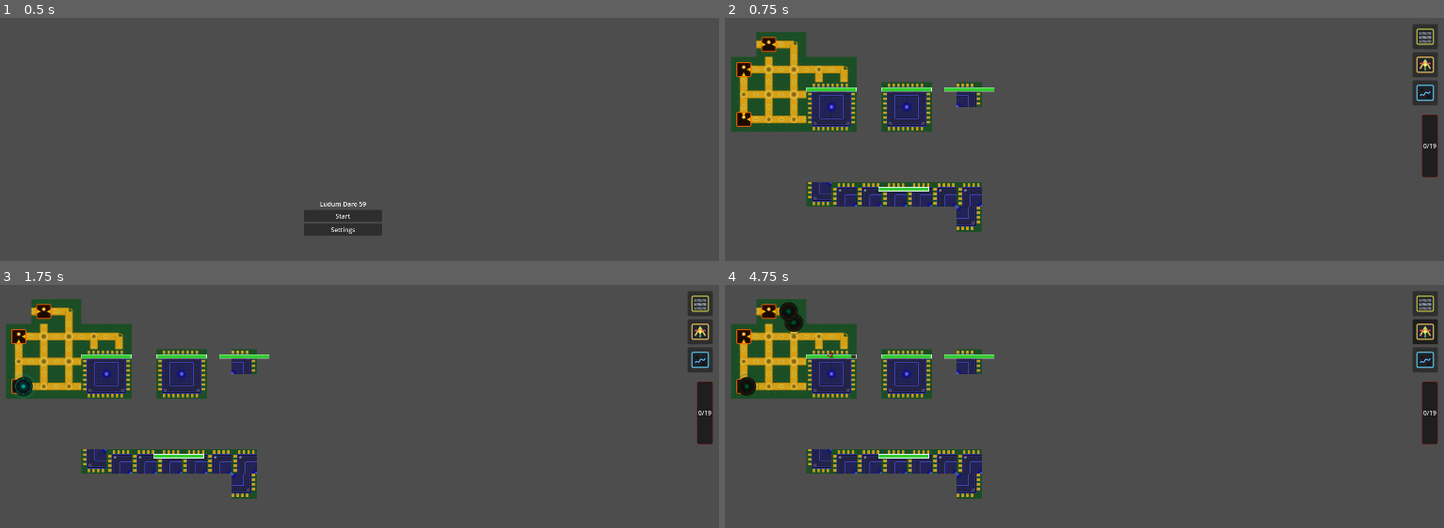
Above: before the commit, frames 1-4 (two rows, left to right).
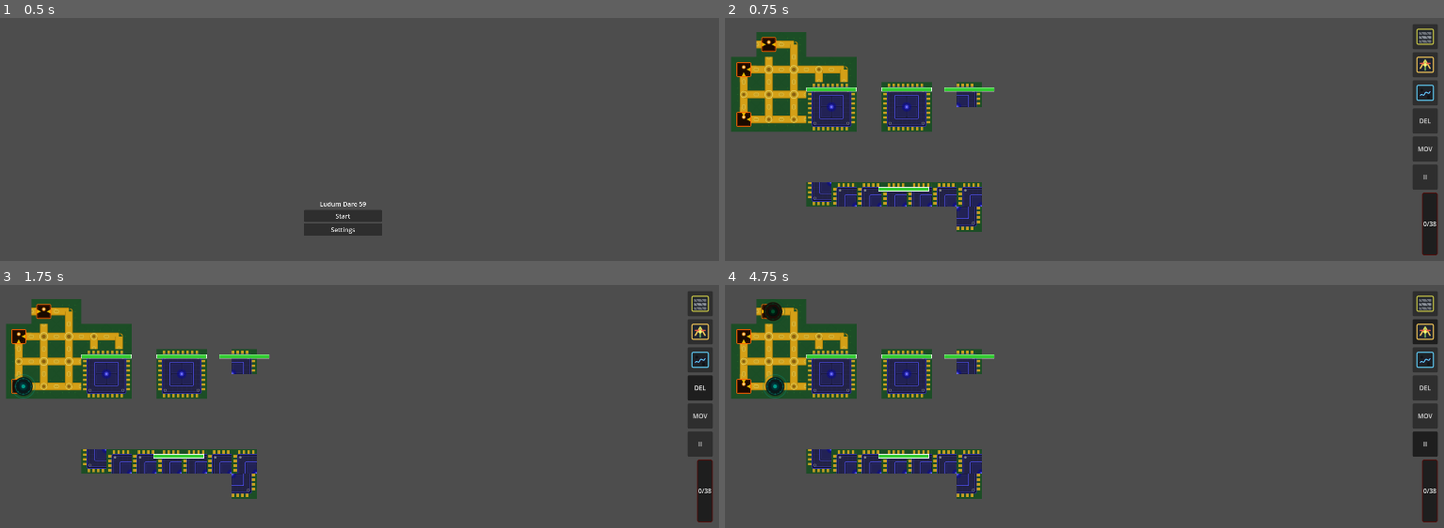
Above: after the commit, the same moments.

Repository: ProfessorLayton322/ldjam_59
Game: Godot game, scene res://scenes/menu.tscn
Two runs of this game, one before a commit and one after it. Both use one fixed random seed, a clock stepped at 60 frames per second and the inputs below.
Inputs (mouse positions are in pixels of both pictures, inside the frame that each line leads up to):
- Up to frame 1 (0.5 s): no input
- Up to frame 2 (0.75 s): click "Start" at 0.5 s
- Up to frame 3 (1.75 s): click (697, 387) at 1.25 s, where only the run after the commit has a clickable "DEL"
- Up to frame 4 (4.75 s): click (1422, 416) at 2 s, where only the run after the commit has a clickable "MOV"; click (1422, 442) at 2.75 s, where only the run after the commit has a clickable "II"; click (1422, 304) at 3.5 s; click (1422, 331) at 4.25 s

Frame 1 is identical in both runs. In frame 2, 1.3% of the frame differs, in the area x 95-100%, y 37-98%; in frame 3, 1.3%; in frame 4, 2.1%, in the area x 1-100%, y 6-98%.

Commit message:
Add some buttons

Diff:
--- a/ludum-dare-59/scripts/demo.gd
+++ b/ludum-dare-59/scripts/demo.gd
@@ -11,7 +11,7 @@
 const POSITION_MATCH_EPSILON := 1.0
 const GATE_PLACEMENT_RADIUS := 32.0
 const EXPECTED_SPAWNER_COUNT := 3
-const MAX_TEMPERATURE := 19
+const MAX_TEMPERATURE := 38
 const DEFAULT_LEVEL := preload("res://scripts/resources/levels/demo_level.tres")
 
 @export var level: LevelDefinition = DEFAULT_LEVEL
@@ -28,6 +28,13 @@
 var _selected_gate_definition: Resource
 var _temperature := 0
 var _gate_buttons: Dictionary = {}
+var _delete_mode := false
+var _delete_button: Button
+var _move_mode := false
+var _move_button: Button
+var _moving_gate: Gate = null
+var _moving_gate_origin := -1
+var _pause_button: Button
 var _temperature_fill: ColorRect
 var _temperature_label: Label
 const HudScene := preload("res://scripts/hud.gd")
@@ -38,25 +45,52 @@
 
 func _unhandled_input(event: InputEvent) -> void:
 	if event.is_action_pressed("ui_cancel"):
+		get_tree().paused = false
 		get_tree().change_scene_to_file("res://scenes/menu.tscn")
 		return
 
-	if _selected_gate_definition == null or not event is InputEventMouseButton:
+	if event is InputEventKey and event.keycode == KEY_SPACE and event.pressed and not event.echo:
+		_set_pause_mode_enabled(not get_tree().paused)
+		return
+
+	if not event is InputEventMouseButton:
 		return
 
 	var mouse_event := event as InputEventMouseButton
-	if mouse_event.button_index != MOUSE_BUTTON_LEFT or not mouse_event.pressed:
+	if mouse_event.button_index != MOUSE_BUTTON_LEFT:
+		return
+
+	if not mouse_event.pressed:
+		if _moving_gate != null:
+			_drop_moving_gate(get_global_mouse_position())
 		return
 
 	var vertex_id := _get_track_vertex_id_at_global_position(get_global_mouse_position())
 	if vertex_id == -1:
 		return
 
+	if _delete_mode:
+		_delete_gate_at(vertex_id)
+		return
+
+	if _move_mode:
+		_pickup_gate_at(vertex_id)
+		return
+
+	if _selected_gate_definition == null:
+		return
+
 	if _place_gate(vertex_id, _selected_gate_definition):
 		_set_gate_placement_enabled(false)
 
 
+func _process(_delta: float) -> void:
+	if _moving_gate != null:
+		_moving_gate.position = to_local(get_global_mouse_position())
+
+
 func _ready() -> void:
+	process_mode = Node.PROCESS_MODE_ALWAYS
 	if not _instantiate_level_board():
 		return
 
@@ -221,6 +255,7 @@
 	if level != null and level.spawn_cfg != null:
 		_spawn_enemy_manager.cfg = level.spawn_cfg
 
+	_spawn_enemy_manager.process_mode = Node.PROCESS_MODE_PAUSABLE
 	_spawn_enemy_manager.clear_spawners()
 	for tile: BaseTile in _tiles:
 		if not (tile is SpawnerTile):
@@ -313,6 +348,7 @@
 		timer.name = "TriggerTimer"
 		add_child(timer)
 
+	timer.process_mode = Node.PROCESS_MODE_PAUSABLE
 	timer.wait_time = TRIGGER_INTERVAL
 	timer.autostart = true
 	if not timer.timeout.is_connected(_trigger_tiles):
@@ -333,6 +369,7 @@
 func _create_gate_buttons() -> void:
 	var ui_layer := CanvasLayer.new()
 	ui_layer.name = "UI"
+	ui_layer.process_mode = Node.PROCESS_MODE_ALWAYS
 	add_child(ui_layer)
 
 	var root := Control.new()
@@ -361,6 +398,57 @@
 		root.add_child(button)
 		_gate_buttons[definition.id] = button
 
+	var delete_btn := Button.new()
+	delete_btn.name = "DeleteButton"
+	delete_btn.text = "DEL"
+	delete_btn.toggle_mode = true
+	delete_btn.focus_mode = Control.FOCUS_NONE
+	delete_btn.tooltip_text = "Delete gate (refunds power)"
+	delete_btn.custom_minimum_size = Vector2(64.0, 64.0)
+	delete_btn.anchor_left = 1.0
+	delete_btn.anchor_right = 1.0
+	delete_btn.offset_left = -80.0
+	delete_btn.offset_top = 16.0 + float(GATE_DEFINITIONS.size()) * 72.0
+	delete_btn.offset_right = -16.0
+	delete_btn.offset_bottom = delete_btn.offset_top + 64.0
+	delete_btn.pressed.connect(_on_delete_button_pressed)
+	root.add_child(delete_btn)
+	_delete_button = delete_btn
+
+	var move_btn := Button.new()
+	move_btn.name = "MoveButton"
+	move_btn.text = "MOV"
+	move_btn.toggle_mode = true
+	move_btn.focus_mode = Control.FOCUS_NONE
+	move_btn.tooltip_text = "Move gate (drag to relocate)"
+	move_btn.custom_minimum_size = Vector2(64.0, 64.0)
+	move_btn.anchor_left = 1.0
+	move_btn.anchor_right = 1.0
+	move_btn.offset_left = -80.0
+	move_btn.offset_top = 16.0 + float(GATE_DEFINITIONS.size() + 1) * 72.0
+	move_btn.offset_right = -16.0
+	move_btn.offset_bottom = move_btn.offset_top + 64.0
+	move_btn.pressed.connect(_on_move_button_pressed)
+	root.add_child(move_btn)
+	_move_button = move_btn
+
+	var pause_btn := Button.new()
+	pause_btn.name = "PauseButton"
+	pause_btn.text = "II"
+	pause_btn.toggle_mode = true
+	pause_btn.focus_mode = Control.FOCUS_NONE
+	pause_btn.tooltip_text = "Pause / resume"
+	pause_btn.custom_minimum_size = Vector2(64.0, 64.0)
+	pause_btn.anchor_left = 1.0
+	pause_btn.anchor_right = 1.0
+	pause_btn.offset_left = -80.0
+	pause_btn.offset_top = 16.0 + float(GATE_DEFINITIONS.size() + 2) * 72.0
+	pause_btn.offset_right = -16.0
+	pause_btn.offset_bottom = pause_btn.offset_top + 64.0
+	pause_btn.pressed.connect(_on_pause_button_pressed)
+	root.add_child(pause_btn)
+	_pause_button = pause_btn
+
 	_create_temperature_meter(root)
 	_update_temperature_meter()
 
@@ -373,8 +461,8 @@
 	meter.anchor_right = 1.0
 	meter.offset_left = -56.0
 	meter.offset_right = -16.0
-	meter.offset_top = 248.0
-	meter.offset_bottom = 408.0
+	meter.offset_top = 16.0 + float(GATE_DEFINITIONS.size() + 2) * 72.0 + 64.0 + 8.0
+	meter.offset_bottom = meter.offset_top + 160.0
 
 	var meter_style := StyleBoxFlat.new()
 	meter_style.bg_color = Color(0.08, 0.08, 0.08, 0.82)
@@ -429,6 +517,9 @@
 func _set_gate_placement_enabled(enabled: bool, definition: Resource = null) -> void:
 	var next_definition: Resource = definition if definition != null else _selected_gate_definition
 	_selected_gate_definition = next_definition if enabled and _can_place_gate(next_definition) else null
+	if enabled and _selected_gate_definition != null:
+		_set_delete_mode_enabled(false)
+		_set_move_mode_enabled(false)
 
 	for gate_definition: Resource in GATE_DEFINITIONS:
 		var button := _gate_buttons.get(gate_definition.id) as Button
@@ -507,6 +598,90 @@
 		button.disabled = not can_place
 		if not can_place and _selected_gate_definition == definition:
 			_set_gate_placement_enabled(false)
+
+
+func _on_pause_button_pressed() -> void:
+	_set_pause_mode_enabled(_pause_button.button_pressed)
+
+
+func _set_pause_mode_enabled(enabled: bool) -> void:
+	get_tree().paused = enabled
+	if _pause_button != null:
+		_pause_button.set_pressed_no_signal(enabled)
+
+
+func _on_delete_button_pressed() -> void:
+	_set_delete_mode_enabled(_delete_button.button_pressed)
+
+
+func _set_delete_mode_enabled(enabled: bool) -> void:
+	_delete_mode = enabled
+	if enabled:
+		_set_gate_placement_enabled(false)
+		_set_move_mode_enabled(false)
+	if _delete_button != null:
+		_delete_button.set_pressed_no_signal(_delete_mode)
+
+
+func _on_move_button_pressed() -> void:
+	_set_move_mode_enabled(_move_button.button_pressed)
+
+
+func _set_move_mode_enabled(enabled: bool) -> void:
+	if not enabled and _moving_gate != null:
+		_cancel_moving_gate()
+	_move_mode = enabled
+	if enabled:
+		_set_gate_placement_enabled(false)
+		_set_delete_mode_enabled(false)
+	if _move_button != null:
+		_move_button.set_pressed_no_signal(_move_mode)
+
+
+func _pickup_gate_at(vertex_id: int) -> void:
+	var gate := Gate.get_gate(_graph, vertex_id)
+	if gate == null:
+		return
+	_moving_gate = gate
+	_moving_gate_origin = vertex_id
+	gate.modulate = Color(1.3, 1.3, 0.5)
+
+
+func _drop_moving_gate(global_pos: Vector2) -> void:
+	var gate := _moving_gate
+	_moving_gate = null
+	gate.modulate = Color.WHITE
+
+	var target_vertex_id := _get_track_vertex_id_at_global_position(global_pos)
+	if target_vertex_id == -1 or target_vertex_id == _moving_gate_origin:
+		gate.vertex_id = _moving_gate_origin
+		_moving_gate_origin = -1
+		return
+
+	if Gate.get_gate(_graph, target_vertex_id) != null:
+		gate.vertex_id = _moving_gate_origin
+		_moving_gate_origin = -1
+		return
+
+	gate.vertex_id = target_vertex_id
+	_moving_gate_origin = -1
+
+
+func _cancel_moving_gate() -> void:
+	if _moving_gate == null:
+		return
+	_moving_gate.modulate = Color.WHITE
+	_moving_gate.vertex_id = _moving_gate_origin
+	_moving_gate = null
+	_moving_gate_origin = -1
+
+
+func _delete_gate_at(vertex_id: int) -> void:
+	var gate := Gate.get_gate(_graph, vertex_id)
+	if gate == null:
+		return
+	_change_temperature(-gate.get_power_cost())
+	gate.queue_free()
 
 
 func _on_gate_destroyed(gate: Gate) -> void:
--- a/ludum-dare-59/scripts/enemies/enemy.gd
+++ b/ludum-dare-59/scripts/enemies/enemy.gd
@@ -19,6 +19,7 @@
 
 
 func _ready() -> void:
+	process_mode = Node.PROCESS_MODE_PAUSABLE
 	_ensure_icon()
 	start_pathing()
 
--- a/ludum-dare-59/scripts/gates/gate.gd
+++ b/ludum-dare-59/scripts/gates/gate.gd
@@ -77,6 +77,7 @@
 
 	if definition.damage_power > 0:
 		enemy.apply_damage(definition.damage_power)
+		_spawn_damage_label(definition.damage_power, enemy.position)
 		if enemy.is_queued_for_deletion():
 			return
 
@@ -175,6 +176,20 @@
 	return definition.max_hp
 
 
+func _spawn_damage_label(amount: int, spawn_position: Vector2) -> void:
+	var label := Label.new()
+	label.text = "-%d" % amount
+	label.add_theme_color_override("font_color", Color(1.0, 0.2, 0.2))
+	label.add_theme_font_size_override("font_size", 18)
+	label.position = spawn_position - Vector2(16, 24)
+	get_parent().add_child(label)
+
+	var tween := label.create_tween()
+	tween.tween_property(label, "position", label.position + Vector2(0, -40), 0.8)
+	tween.parallel().tween_property(label, "modulate:a", 0.0, 0.8)
+	tween.tween_callback(label.queue_free)
+
+
 func _update_icon() -> void:
 	if not is_inside_tree():
 		return
--- a/ludum-dare-59/scripts/hud.gd
+++ b/ludum-dare-59/scripts/hud.gd
@@ -47,8 +47,10 @@
 
 
 func _on_retry_pressed() -> void:
+	get_tree().paused = false
 	get_tree().change_scene_to_file("res://scenes/demo.tscn")
 
 
 func _on_menu_pressed() -> void:
+	get_tree().paused = false
 	get_tree().change_scene_to_file("res://scenes/menu.tscn")
